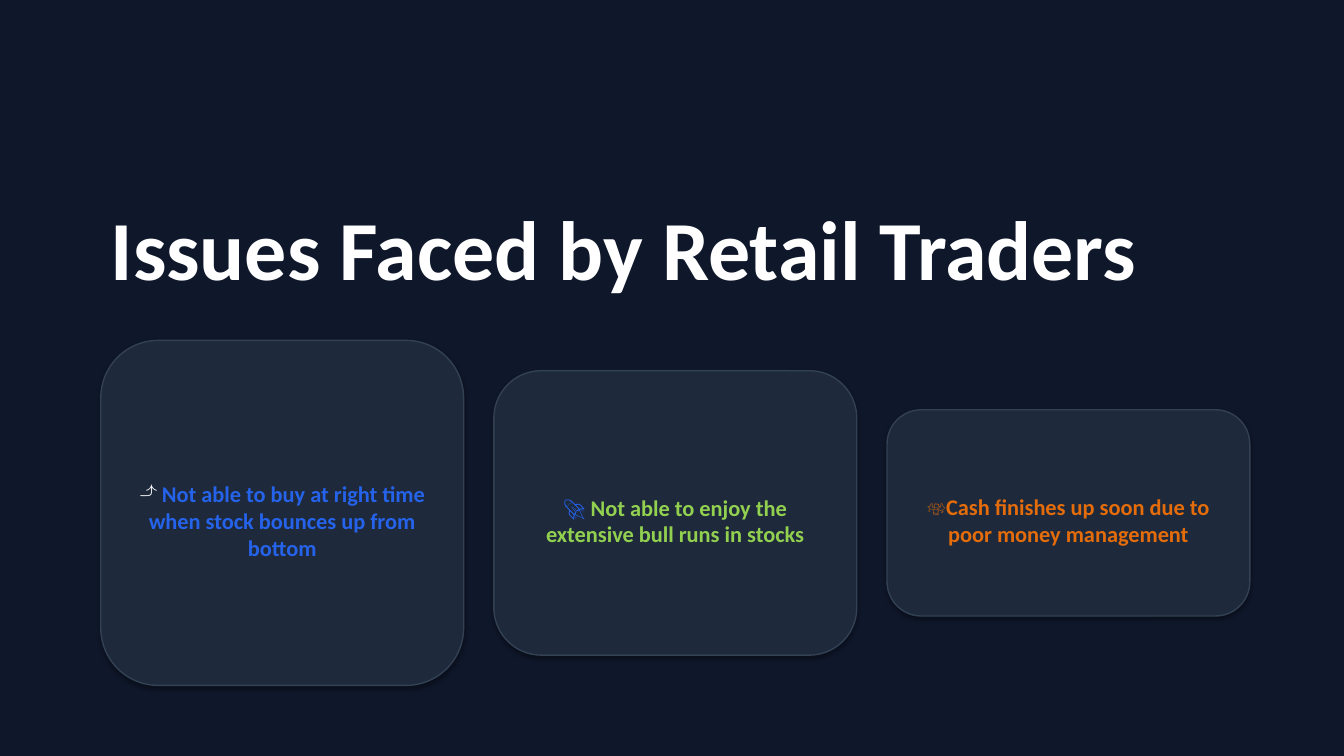
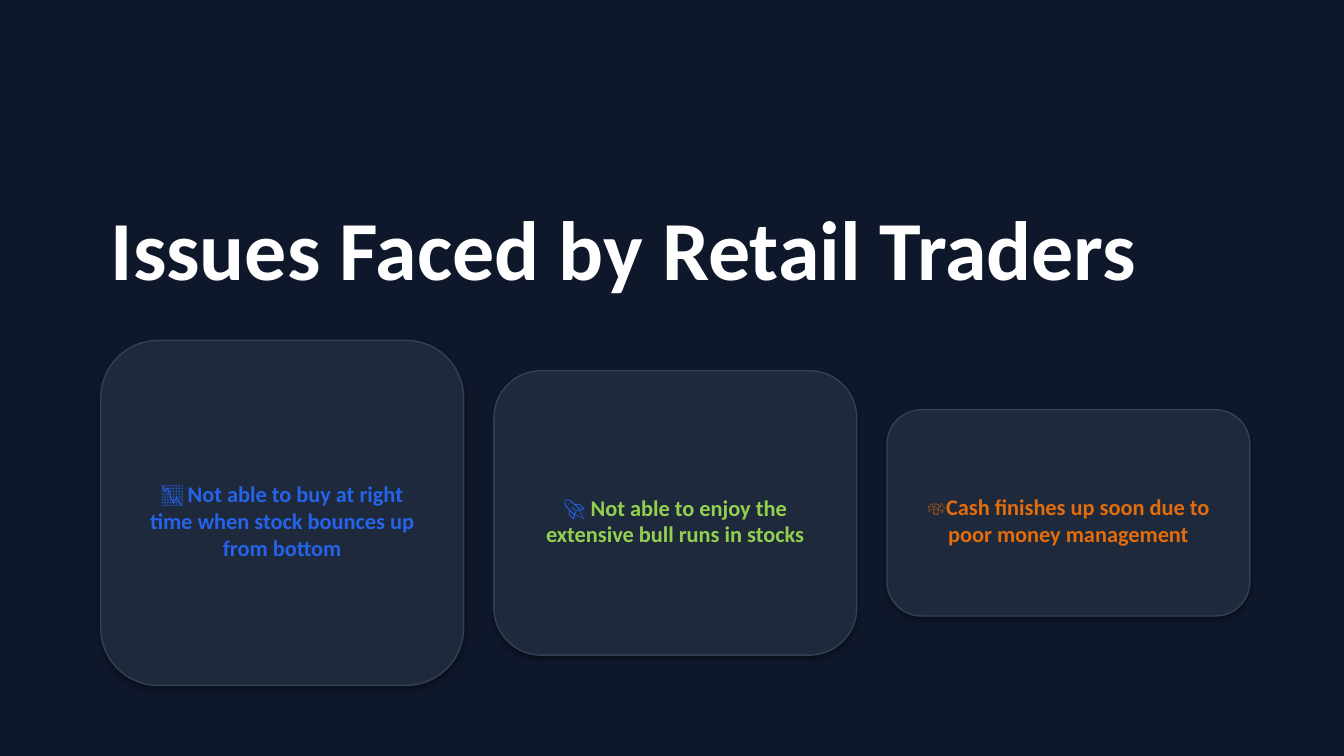
Before and after one commit to Fulera2021/Darvas-Bearish-Bullish-combo, a slide deck: slide 1 of Darvas_Strategy_Rulebook_Deck_v2.pptx. Drawn at 1344x756 pixels with LibreOffice and Linux fonts; fonts in the diff are those of the drawing. Boxes give left, top, right and bottom in pixels: in the first picture for what was removed or moved away, otherwise in the second. Text is boxed around its words. In the diff, an @@ line names an element or a change of style, - is before the commit and + after.

```diff
--- a/Darvas_Strategy_Rulebook_Deck_v2.pptx
+++ b/Darvas_Strategy_Rulebook_Deck_v2.pptx
@@ text in rounded rectangle at [150, 486, 414, 556]: text changed @@
-⤴ Not able to buy at right time when stock bounces up from bottom
+📉 Not able to buy at right time when stock bounces up from bottom
```
Also in this commit, not shown: 7 other files.
